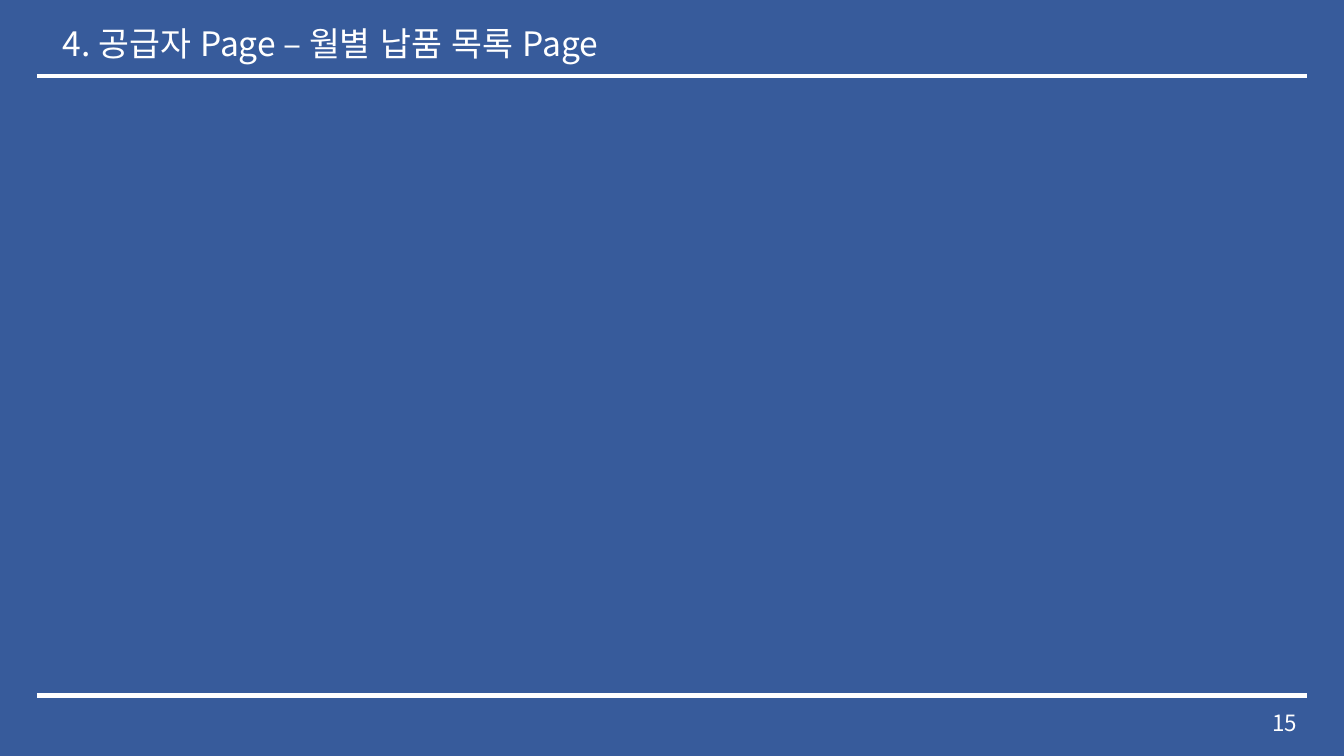
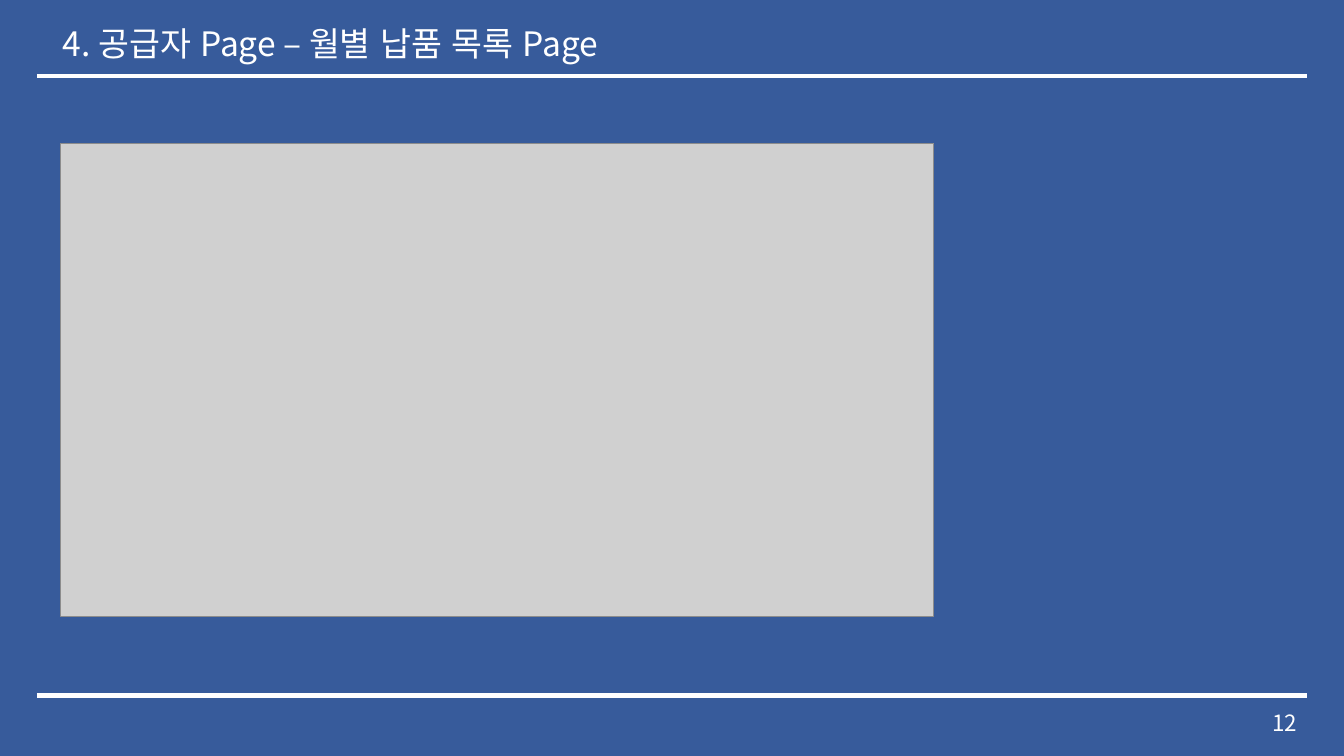
Before and after one commit to lx9203/fulfillmentBlue, a slide deck: slide 12 of Fulfillment 중간발표.pptx (slide 15 before the commit). Drawn at 1344x756 pixels with LibreOffice and Linux fonts; fonts in the diff are those of the drawing; grey boxes stand for pictures. Boxes give left, top, right and bottom in pixels: in the first picture for what was removed or moved away, otherwise in the second. Text is boxed around its words. In the diff, an @@ line names an element or a change of style, - is before the commit and + after.

```diff
--- a/Fulfillment 중간발표.pptx
+++ b/Fulfillment 중간발표.pptx
@@ picture added at bbox=[60, 143, 934, 616] @@
@@ page number at bbox=[1272, 714, 1297, 731]: text changed @@
-15
+12
```
Also in this commit, not shown: 10 other slides changed, 3 slides removed, 15 other files.
